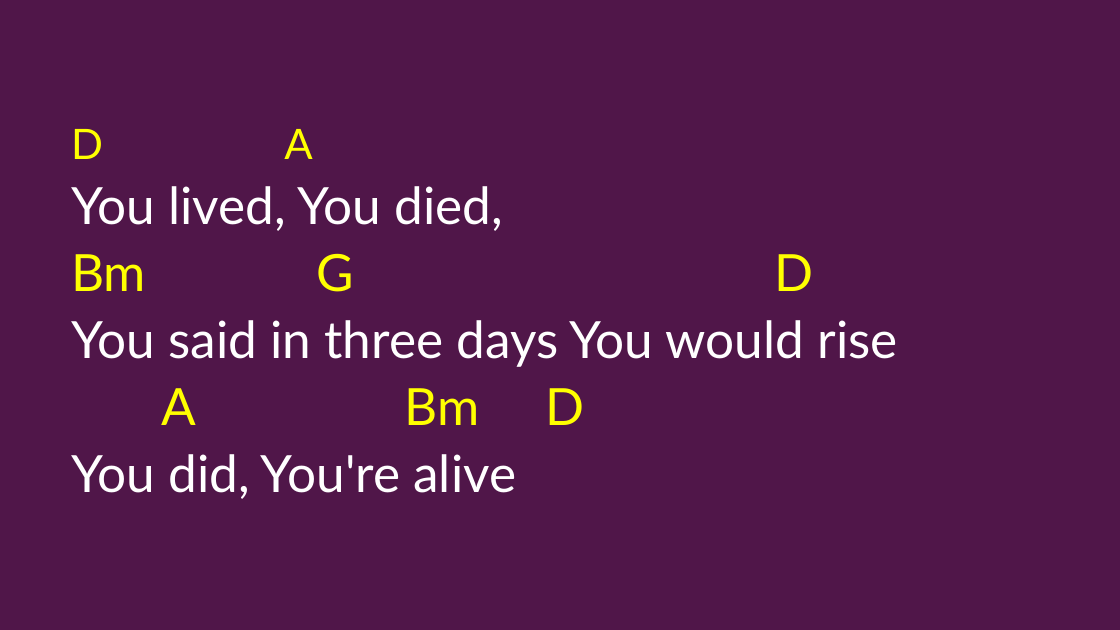
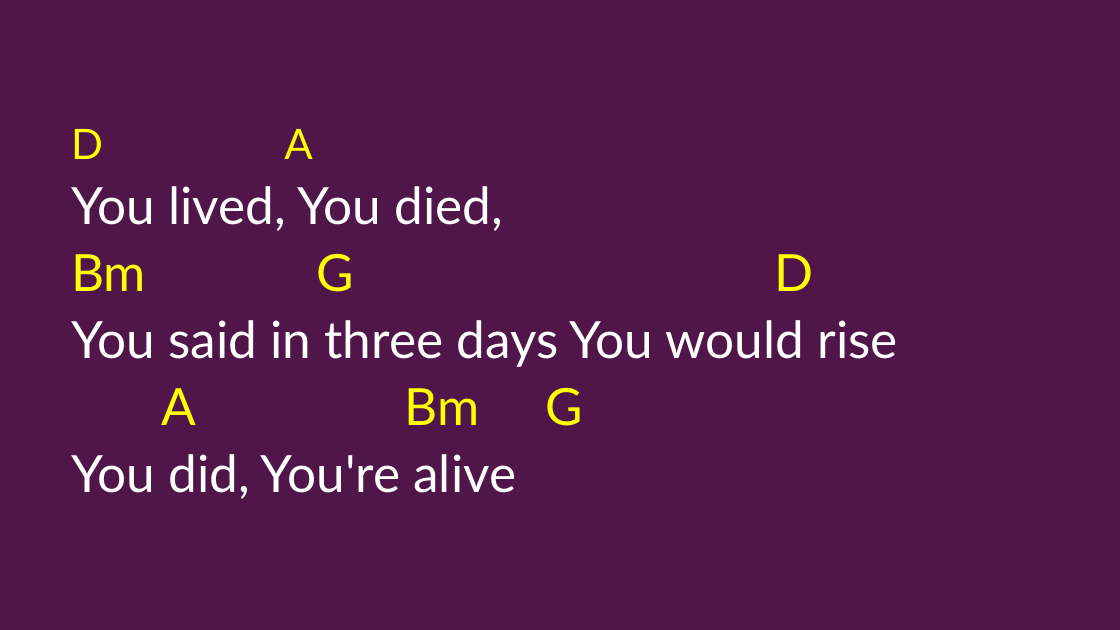
Before and after one commit to kendall412/worship, a slide deck: slide 2 of 2026-04-03 El Camino Set (CHORDS).pptx. Drawn at 1120x630 pixels with LibreOffice and Linux fonts; fonts in the diff are those of the drawing. Boxes give left, top, right and bottom in pixels: in the first picture for what was removed or moved away, otherwise in the second. Text is boxed around its words. In the diff, an @@ line names an element or a change of style, - is before the commit and + after.

```diff
--- a/2026-04-03 El Camino Set (CHORDS).pptx
+++ b/2026-04-03 El Camino Set (CHORDS).pptx
@@ subtitle at <box>161,388,582,426</box>: text changed @@
-A Bm D
+A Bm G
```
Also in this commit, not shown: 5 other slides changed.
